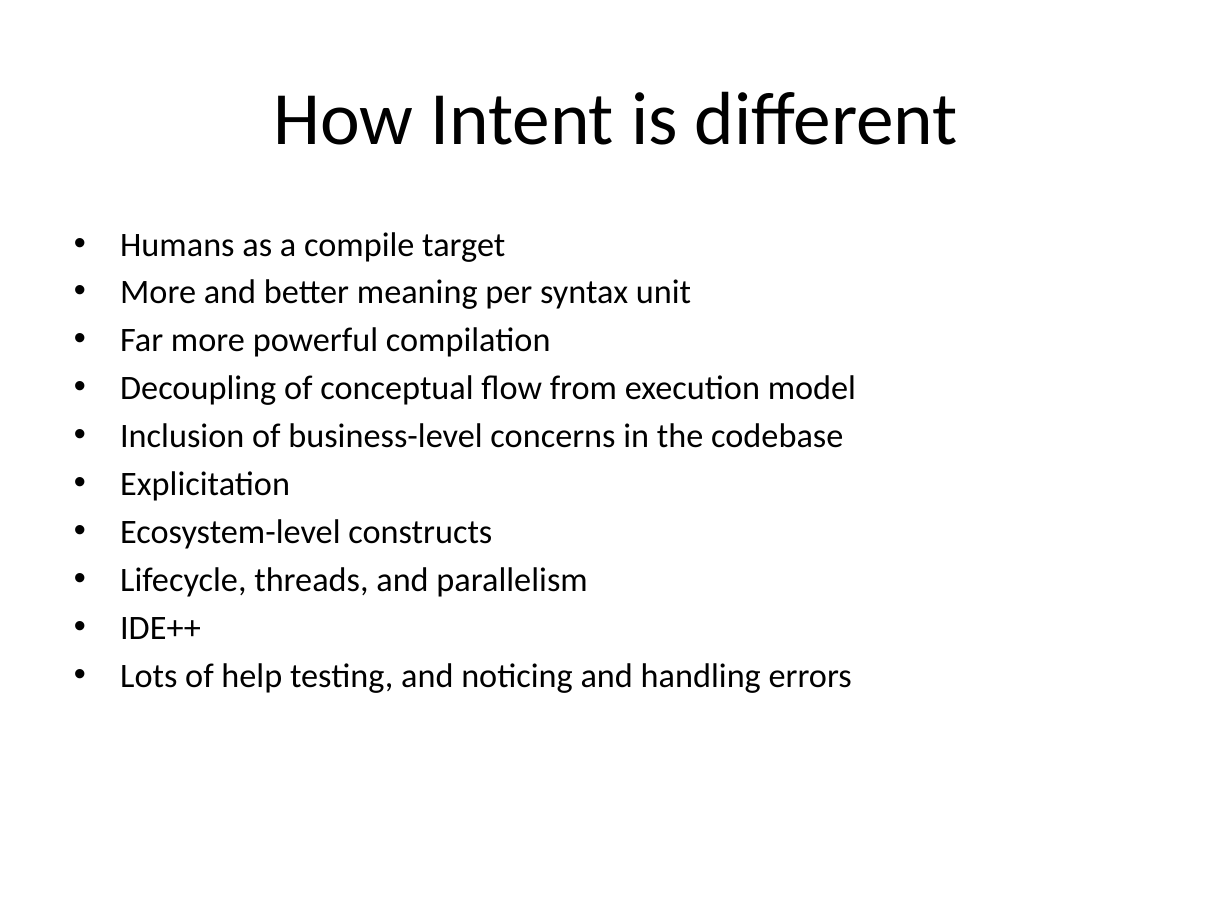
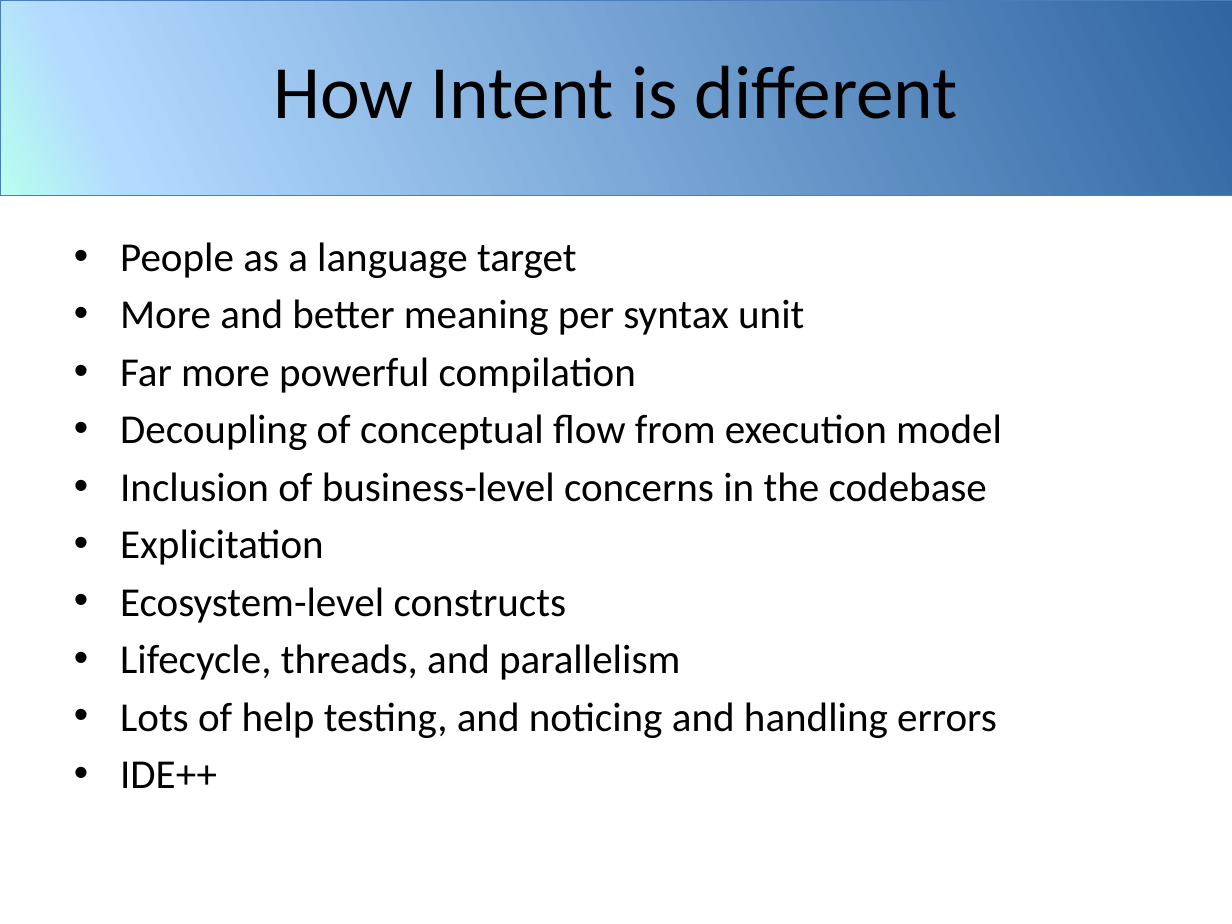
Before and after one commit to mikiec84/intent, a slide deck: slide 11 of assets/introducing-intent.pptx (slide 8 before the commit). Drawn at 1232x924 pixels with LibreOffice and Linux fonts; fonts in the diff are those of the drawing; background and template pictures are left out. Boxes give left, top, right and bottom in pixels: in the first picture for what was removed or moved away, otherwise in the second. Text is boxed around its words. In the diff, an @@ line names an element or a change of style, - is before the commit and + after.

```diff
--- a/assets/introducing-intent.pptx
+++ b/assets/introducing-intent.pptx
@@ rectangle added at (x1=0, y1=0, x2=1232, y2=195), fill gradient #3065A2 to #B3DAFF to #B8FFEF, outline #4B7EBC 0.25 pt @@
@@ rectangle added at (x1=0, y1=0, x2=1232, y2=195), fill gradient #3065A2 to #B3DAFF to #B8FFEF, outline #4B7EBC 0.25 pt @@
@@ title "How Intent is different" moved from (x1=273, y1=91, x2=958, y2=145) to (x1=273, y1=65, x2=958, y2=119) @@
@@ text "People as a language target" moved from (x1=120, y1=232, x2=856, y2=693) to (x1=120, y1=242, x2=1002, y2=788) @@
@@ text at (x1=120, y1=242, x2=577, y2=278): text changed; size 20 to 24 pt @@
-• Humans as a compile target
+• People as a language target
@@ text at (x1=120, y1=299, x2=1002, y2=788): size 20 to 24 pt in "More and better meaning per syntax unit", "Far more powerful compilation", "Decoupling of conceptual flow from execution model", "Inclusion of business-level concerns in the codebase" and 4 more places @@
@@ text at (x1=120, y1=663, x2=852, y2=693): paragraph removed @@
-• Lots of help testing, and noticing and handling errors
@@ text at (x1=120, y1=702, x2=997, y2=738): paragraph added @@
+• Lots of help testing, and noticing and handling errors
```
Also in this commit, not shown: 22 other slides changed, 14 slides added, 2 slides removed.
